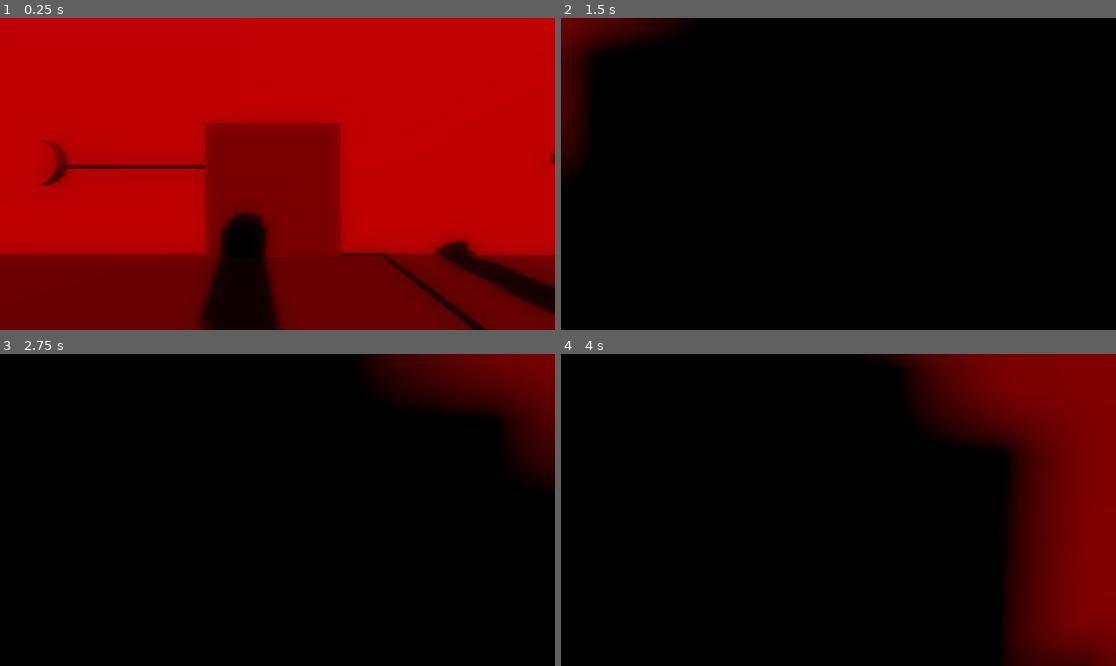
Above: before the commit, frames 1-4 (two rows, left to right).
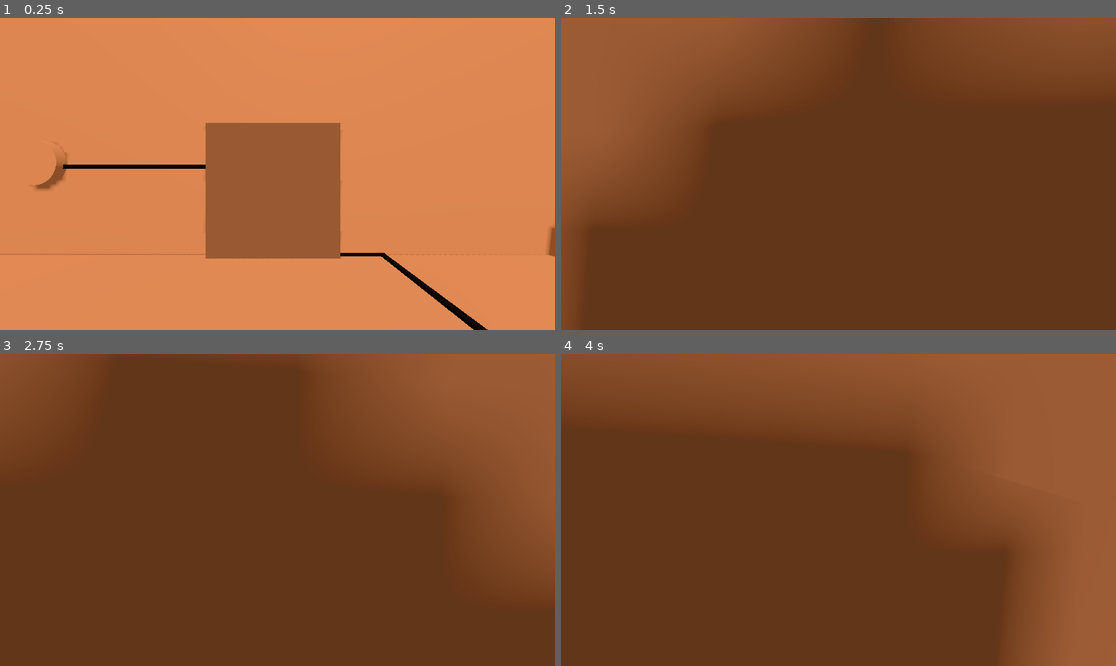
Above: after the commit, the same moments.

Repository: ThreeCoffees/HackYeah2025
Game: Godot game, scene res://test_scenes/gremble_test_scene.tscn
Two runs of this game, one before a commit and one after it. Both use one fixed random seed, a clock stepped at 60 frames per second and the inputs below. This scene is started directly instead of the project's main scene.
Inputs (mouse positions are in pixels of both pictures, inside the frame that each line leads up to):
- Up to frame 1 (0.25 s): no input
- Up to frame 2 (1.5 s): move the mouse to (866, 174) at 0.52 s; hold W (move_forward) from 0.53 s (still down); click (866, 174) at 0.6 s; tap Space (jump) at 0.77 s; move the mouse to (810, 174) at 1.27 s; click (810, 174) at 1.35 s
- Up to frame 3 (2.75 s): keep holding W (move_forward); tap Space (jump) at 1.52 s; tap Enter at 2 s; move the mouse to (288, 503) at 2.02 s; click (288, 503) at 2.1 s
- Up to frame 4 (4 s): keep holding W (move_forward); tap Space (jump) at 2.75, 3.02, 3.77 s; move the mouse to (832, 516) at 2.77 s; click (832, 516) at 2.85 s; move the mouse to (877, 513) at 3.52 s; click (877, 513) at 3.6 s

The runs differ from the first frame. In frame 1, 100% of the frame differs, in the area x 0-100%, y 0-100%; in frame 2, 100%; in frame 3, 100%; in frame 4, 100%.

Commit message:
rain and environment

Diff:
--- /dev/null
+++ b/materials/rain.gdshader
@@ -0,0 +1,46 @@
+shader_type spatial;
+
+uniform sampler2D droplet : source_color;
+uniform uint seed = 1;
+uniform float speed = 5;
+uniform vec2 scale = vec2(1.0);
+uniform vec4 tex_col_mult = vec4(1.0);
+uniform float visibility = 0;
+
+#define hash(x)  ( float( hashi(x) ) / float( 0xffffffffU ) )
+
+uint hashi(uint x) {
+    x ^= x >> uint(16);
+    x *= 0x7feb352dU;
+    x ^= x >> uint(15);
+    x *= 0x846ca68bU;
+    x ^= x >> uint(16);
+    return x;
+}
+
+float rand(uvec2 x) {
+	return hash(x.x + hashi(x.y));
+}
+
+void fragment() {
+    vec2 uv = UV * scale * 7.0;
+	uv.y *= 2.0;
+    uv.y -= (TIME - float(0xfff)) * speed * 9.0;
+    uvec2 num = uvec2(uv) * seed;
+
+    // Wrap the UVs so the texture repeats seamlessly
+	uv = fract(uv);
+
+	float chance = rand(num);
+	if (chance > visibility/3.0) {
+		discard;
+	}
+
+	vec2 kick = (vec2(rand(num+1U), rand(num+2U)) - 0.5)*5.0;
+
+    vec4 tex_color = texture(droplet, clamp(kick + uv*4.0, vec2(0.0), vec2(1.0))) * tex_col_mult;
+
+    // Output the texture color as the material's albedo (diffuse)
+    ALBEDO = tex_color.rgb;
+    ALPHA = tex_color.a;
+}
--- a/player/player_camera.tscn
+++ b/player/player_camera.tscn
@@ -1,6 +1,94 @@
-[gd_scene load_steps=2 format=3 uid="uid://dsbnm1yue8ama"]
+[gd_scene load_steps=14 format=3 uid="uid://dsbnm1yue8ama"]
 
-[ext_resource type="Script" path="res://player/player_camera.gd" id="1_itl3e"]
+[ext_resource type="Script" uid="uid://qmiw0wbij67f" path="res://player/player_camera.gd" id="1_itl3e"]
+[ext_resource type="Shader" uid="uid://bnomuqksyduv" path="res://materials/rain.gdshader" id="2_f3pjq"]
+[ext_resource type="Script" uid="uid://boeyw2bljycn1" path="res://player/rain_enabler.gd" id="2_lvbok"]
+[ext_resource type="Texture2D" uid="uid://33ilrpgditpu" path="res://materials/droplet.png" id="4_lvbok"]
+
+[sub_resource type="ShaderMaterial" id="ShaderMaterial_dk222"]
+render_priority = 0
+shader = ExtResource("2_f3pjq")
+shader_parameter/droplet = ExtResource("4_lvbok")
+shader_parameter/seed = 1
+shader_parameter/speed = 4.0
+shader_parameter/scale = Vector2(5.27, 10.535)
+shader_parameter/tex_col_mult = Vector4(0.1, 0.5, 1, 0.5)
+shader_parameter/visibility = 0.0
+
+[sub_resource type="CylinderMesh" id="CylinderMesh_wpke4"]
+material = SubResource("ShaderMaterial_dk222")
+flip_faces = true
+top_radius = 1.5
+bottom_radius = 1.5
+height = 30.0
+cap_top = false
+cap_bottom = false
+
+[sub_resource type="ShaderMaterial" id="ShaderMaterial_m0i3c"]
+render_priority = 0
+shader = ExtResource("2_f3pjq")
+shader_parameter/droplet = ExtResource("4_lvbok")
+shader_parameter/seed = 2
+shader_parameter/speed = 8.0
+shader_parameter/scale = Vector2(14.175, 20)
+shader_parameter/tex_col_mult = Vector4(0.1, 0.5, 1, 0.7)
+shader_parameter/visibility = 0.0
+
+[sub_resource type="CylinderMesh" id="CylinderMesh_7b8u4"]
+material = SubResource("ShaderMaterial_m0i3c")
+flip_faces = true
+top_radius = 2.5
+bottom_radius = 2.5
+height = 30.0
+cap_top = false
+cap_bottom = false
+
+[sub_resource type="ShaderMaterial" id="ShaderMaterial_mrrb7"]
+render_priority = 0
+shader = ExtResource("2_f3pjq")
+shader_parameter/droplet = ExtResource("4_lvbok")
+shader_parameter/seed = 3
+shader_parameter/speed = 16.0
+shader_parameter/scale = Vector2(23.89, 30)
+shader_parameter/tex_col_mult = Vector4(0.1, 0.5, 1, 1)
+shader_parameter/visibility = 0.0
+
+[sub_resource type="CylinderMesh" id="CylinderMesh_lvbok"]
+material = SubResource("ShaderMaterial_mrrb7")
+flip_faces = true
+top_radius = 4.0
+bottom_radius = 4.0
+height = 30.0
+cap_top = false
+cap_bottom = false
+
+[sub_resource type="ShaderMaterial" id="ShaderMaterial_wpke4"]
+render_priority = 0
+shader = ExtResource("2_f3pjq")
+shader_parameter/droplet = ExtResource("4_lvbok")
+shader_parameter/seed = 5
+shader_parameter/speed = 16.0
+shader_parameter/scale = Vector2(23.89, 30)
+shader_parameter/tex_col_mult = Vector4(0.1, 0.5, 1, 1)
+shader_parameter/visibility = 0.0
+
+[sub_resource type="CylinderMesh" id="CylinderMesh_dhvwn"]
+material = SubResource("ShaderMaterial_wpke4")
+flip_faces = true
+top_radius = 6.0
+bottom_radius = 6.0
+height = 30.0
+cap_top = false
+cap_bottom = false
+
+[sub_resource type="CylinderMesh" id="CylinderMesh_w32ne"]
+material = SubResource("ShaderMaterial_wpke4")
+flip_faces = true
+top_radius = 9.0
+bottom_radius = 9.0
+height = 30.0
+cap_top = false
+cap_bottom = false
 
 [node name="PlayerCamera" type="Camera3D"]
 script = ExtResource("1_itl3e")
@@ -9,3 +97,28 @@
 target_position = Vector3(0, 0, -30)
 collision_mask = 6
 collide_with_areas = true
+
+[node name="Rain" type="Node3D" parent="."]
+script = ExtResource("2_lvbok")
+
+[node name="RayRainCast" type="RayCast3D" parent="Rain"]
+target_position = Vector3(0, 20, 0)
+
+[node name="RainLayer1" type="MeshInstance3D" parent="Rain"]
+mesh = SubResource("CylinderMesh_wpke4")
+skeleton = NodePath("../..")
+
+[node name="RainLayer2" type="MeshInstance3D" parent="Rain"]
+mesh = SubResource("CylinderMesh_7b8u4")
+
+[node name="RainLayer3" type="MeshInstance3D" parent="Rain"]
+mesh = SubResource("CylinderMesh_lvbok")
+skeleton = NodePath("../RainLayer2")
+
+[node name="RainLayer4" type="MeshInstance3D" parent="Rain"]
+mesh = SubResource("CylinderMesh_dhvwn")
+skeleton = NodePath("../RainLayer2")
+
+[node name="RainLayer5" type="MeshInstance3D" parent="Rain"]
+mesh = SubResource("CylinderMesh_w32ne")
+skeleton = NodePath("../RainLayer2")
--- /dev/null
+++ b/player/rain_enabler.gd
@@ -0,0 +1,32 @@
+extends Node3D
+
+var target_visibility: float = 0
+var current_visibility: float = 0
+
+func _ready() -> void:
+	if GlobalStateManager.current == "rain":
+		target_visibility = 1
+		current_visibility = 1
+
+	GlobalStateManager.rain_changed.connect(_on_rain_changed)
+
+func _on_rain_changed(raining: bool) -> void:
+	if raining:
+		target_visibility = 1
+	else:
+		target_visibility = 0
+
+func _process(delta: float) -> void:
+	global_rotation.y = 0
+	global_rotation.x = 0
+	global_rotation.z = 0
+	current_visibility = move_toward(current_visibility, target_visibility, delta * 0.3)
+
+	var under_ceiling = $RayRainCast.is_colliding()
+	var visibility_multiplier = 1.0
+	if under_ceiling:
+		visibility_multiplier = 0.06
+
+	for child in get_children():
+		if child is MeshInstance3D:
+			(((child as MeshInstance3D).mesh as CylinderMesh).material as ShaderMaterial).set_shader_parameter("visibility", current_visibility * visibility_multiplier)
--- a/singletons/global_state_manager.gd
+++ b/singletons/global_state_manager.gd
@@ -1,6 +1,6 @@
 extends Node
 
-var current = "rain"
+var current = "sun"
 
 signal rain_started;
 signal rain_stopped;
@@ -8,6 +8,68 @@
 signal sun_started;
 signal sun_stopped;
 signal sun_changed(bool);
+
+const CHANGE_SPEED = 0.2
+
+@export_subgroup("Sun")
+@export var sky_color_sun: Color
+@export var volumetric_density_sun: float
+@export var volumetric_anisotropy_sun: float
+
+@export_subgroup("Rain")
+@export var sky_color_rain: Color
+@export var volumetric_density_rain: float
+@export var volumetric_anisotropy_rain: float
+
+var target_sky_color: Color
+var target_volumetric_density: float
+var target_volumetric_anisotropy: float
+
+var current_sky_r: float;
+var current_sky_g: float;
+var current_sky_b: float;
+var current_volumetric_density: float;
+var current_volumetric_anisotropy: float;
+
+func _ready() -> void:
+	if current == "sun":
+		_on_sun_started()
+	if current == "rain":
+		_on_rain_started()
+
+	current_sky_r = float(target_sky_color.r)
+	current_sky_g = float(target_sky_color.g)
+	current_sky_b = float(target_sky_color.b)
+	current_volumetric_density = float(target_volumetric_density)
+	current_volumetric_anisotropy = float(target_volumetric_anisotropy)
+
+	GlobalStateManager.rain_started.connect(_on_rain_started)
+	GlobalStateManager.sun_started.connect(_on_sun_started)
+
+func _on_rain_started() -> void:
+	target_sky_color = sky_color_rain
+	target_volumetric_density = volumetric_density_rain
+	target_volumetric_anisotropy = volumetric_anisotropy_rain
+
+func _on_sun_started() -> void:
+	target_sky_color = sky_color_sun
+	target_volumetric_density = volumetric_density_sun
+	target_volumetric_anisotropy = volumetric_anisotropy_sun
+
+func _process(delta: float) -> void:
+	current_sky_r = move_toward(float(current_sky_r), float(target_sky_color.r), delta * CHANGE_SPEED)
+	current_sky_g = move_toward(float(current_sky_g), float(target_sky_color.g), delta * CHANGE_SPEED)
+	current_sky_b = move_toward(float(current_sky_b), float(target_sky_color.b), delta * CHANGE_SPEED)
+	current_volumetric_density = move_toward(current_volumetric_density, target_volumetric_density, delta * CHANGE_SPEED)
+	current_volumetric_anisotropy = move_toward(current_volumetric_anisotropy, target_volumetric_anisotropy, delta * CHANGE_SPEED)
+
+	var sky_col = Color8(int(current_sky_r*255), int(current_sky_g*255), int(current_sky_b*255))
+
+	var env: Environment = $WorldEnvironment.environment
+	env.background_color = sky_col
+	env.volumetric_fog_albedo = sky_col
+	env.volumetric_fog_density = current_volumetric_density
+	env.volumetric_fog_anisotropy = current_volumetric_anisotropy
 
 func set_property(property: String) -> void:
 	if not ["rain", "sun"].has(property):
--- a/singletons/global_state_manager.tscn
+++ b/singletons/global_state_manager.tscn
@@ -1,6 +1,23 @@
-[gd_scene load_steps=2 format=3 uid="uid://dqg42td14gah7"]
+[gd_scene load_steps=3 format=3 uid="uid://dqg42td14gah7"]
 
 [ext_resource type="Script" uid="uid://b15weeq83242d" path="res://singletons/global_state_manager.gd" id="1_01d2f"]
 
+[sub_resource type="Environment" id="Environment_01d2f"]
+background_mode = 1
+background_color = Color(0.9999884, 0.2846116, 0.34448847, 1)
+volumetric_fog_enabled = true
+volumetric_fog_density = 0.3
+volumetric_fog_albedo = Color(1, 0.33111235, 0.30597562, 1)
+volumetric_fog_emission_energy = 0.0
+volumetric_fog_anisotropy = 0.9
+
 [node name="GlobalStateManager" type="Node"]
 script = ExtResource("1_01d2f")
+sky_color_sun = Color(1, 0.592, 0.32, 1)
+volumetric_density_sun = 0.1
+volumetric_anisotropy_sun = 0.9
+sky_color_rain = Color(0.43679997, 0.47112006, 0.78, 1)
+volumetric_density_rain = 0.5
+
+[node name="WorldEnvironment" type="WorldEnvironment" parent="."]
+environment = SubResource("Environment_01d2f")
--- a/test_scenes/gremble_test_scene.tscn
+++ b/test_scenes/gremble_test_scene.tscn
@@ -22,18 +22,6 @@
 material = SubResource("StandardMaterial3D_6eh5t")
 size = Vector3(0.1, 0.1, 2)
 
-[sub_resource type="Environment" id="Environment_6eh5t"]
-background_mode = 1
-background_color = Color(0.12156863, 0, 0, 1)
-glow_enabled = true
-glow_bloom = 1.0
-volumetric_fog_enabled = true
-volumetric_fog_density = 0.3
-volumetric_fog_albedo = Color(1, 0.6156863, 0.3529412, 1)
-
-[sub_resource type="BoxShape3D" id="BoxShape3D_fenjg"]
-size = Vector3(16.08, 4.69, 1)
-
 [node name="Scene" type="Node3D"]
 
 [node name="MovableWall" parent="." instance=ExtResource("1_cirfm")]
@@ -157,15 +145,15 @@
 shape = SubResource("BoxShape3D_6eh5t")
 
 [node name="DirectionalLight3D" type="DirectionalLight3D" parent="."]
-transform = Transform3D(0.9890161, -0.0024653208, 0.14778611, -0.033027444, 0.9708936, 0.23722284, -0.14406952, -0.23949824, 0.9601482, 0, 6.682555, 9.388758)
-light_color = Color(0.96862745, 0.10980392, 0.08235294, 1)
+transform = Transform3D(0.98901635, -0.0024653426, 0.14778624, -0.11018089, 0.65418506, 0.7482662, -0.09852426, -0.75633067, 0.64672804, 0, 6.682555, 9.388758)
+light_color = Color(0.97, 0.6790001, 0.5335, 1)
 light_energy = 0.47
 shadow_enabled = true
 sky_mode = 1
 
 [node name="DirectionalLight3D2" type="DirectionalLight3D" parent="."]
-transform = Transform3D(-0.31540972, -0.23534834, 0.9193088, -0.033027455, 0.97089374, 0.23722288, -0.9483805, 0.044459946, -0.31400204, 0, 6.682555, 9.388758)
-light_color = Color(0.96862745, 0.24313726, 0.25490198, 1)
+transform = Transform3D(-0.2302931, -0.7772752, 0.58549833, -0.21803498, 0.6275879, 0.7473917, -0.94838065, 0.044460006, -0.3140023, 0, 8.085836, 12.794437)
+light_color = Color(0.97, 0.7663, 0.6305, 1)
 light_energy = 0.325
 shadow_enabled = true
 sky_mode = 1
@@ -185,9 +173,6 @@
 [node name="Button" parent="." instance=ExtResource("3_6eh5t")]
 transform = Transform3D(1, 0, 0, 0, -4.371139e-08, -1, 0, 1, -4.371139e-08, -5.281409, 2.125, 0.60712814)
 
-[node name="WorldEnvironment" type="WorldEnvironment" parent="."]
-environment = SubResource("Environment_6eh5t")
-
 [node name="SpotLight3D" type="SpotLight3D" parent="."]
 transform = Transform3D(1, 0, 0, 0, -0.814885, 0.57962257, 0, -0.57962257, -0.814885, 0, 3.7268891, -4.778239)
 light_color = Color(1, 0.32999998, 0.3411665, 1)
@@ -215,13 +200,6 @@
 shadow_enabled = true
 spot_range = 17.527
 spot_angle = 31.84
-
-[node name="Area3D2" type="Area3D" parent="."]
-transform = Transform3D(1, 0, 0, 0, 1, 0, 0, 0, 1, 0, 1.912654, -5.1567426)
-
-[node name="CollisionShape3D" type="CollisionShape3D" parent="Area3D2"]
-transform = Transform3D(1, 0, 0, 0, 1, 0, 0, 0, 1, 0, 0, -1.2051005)
-shape = SubResource("BoxShape3D_fenjg")
 
 [node name="GlobalStateButton3" parent="." instance=ExtResource("5_fenjg")]
 transform = Transform3D(1, 0, 0, 0, 1, 0, 0, 0, 1, 4.5784683, 0, 4.6077747)
@@ -233,14 +211,6 @@
 [node name="Waterfall" parent="." instance=ExtResource("6_xmw63")]
 transform = Transform3D(-4.371139e-08, 0, -1, 0, 1, 0, 1, 0, -4.371139e-08, 7.2875433, 0, 9.178755)
 
-[node name="SpotLight3D5" type="SpotLight3D" parent="."]
-transform = Transform3D(1, 0, 0, 0, -4.371139e-08, 1, 0, -1, -4.371139e-08, -12.7467165, 3.6805854, 4.0827923)
-light_energy = 16.0
-light_volumetric_fog_energy = 4.179
-spot_range = 4.045
-spot_attenuation = -2.63
-spot_angle = 16.34
-
 [node name="LightWall" parent="." instance=ExtResource("7_2tu86")]
 transform = Transform3D(-4.371139e-08, 0, -1, 0, 1, 0, 1, 0, -4.371139e-08, 7.0679626, 0, 2.729823)
 
@@ -251,6 +221,5 @@
 transform = Transform3D(1, 0, 0, 0, 1, 0, 0, 0, 1, 2.5582972, 0.1, 4.546672)
 
 [connection signal="pressed" from="Button" to="MovableWall" method="toggle_active"]
-[connection signal="body_entered" from="Area3D2" to="MovableWall" method="set_inactive_if_player"]
 [connection signal="body_entered" from="Area3D" to="MovableWall" method="set_active_if_player"]
 [connection signal="body_exited" from="Area3D" to="MovableWall" method="set_inactive_if_player"]
Binary file added: materials/droplet.png
Not shown, added: materials/droplet.png.import
Not shown, added: materials/rain.gdshader.uid
Not shown, added: player/rain_enabler.gd.uid
Not shown: 1 places in test_scenes/gremble_test_scene.tscn that only renumber resources
